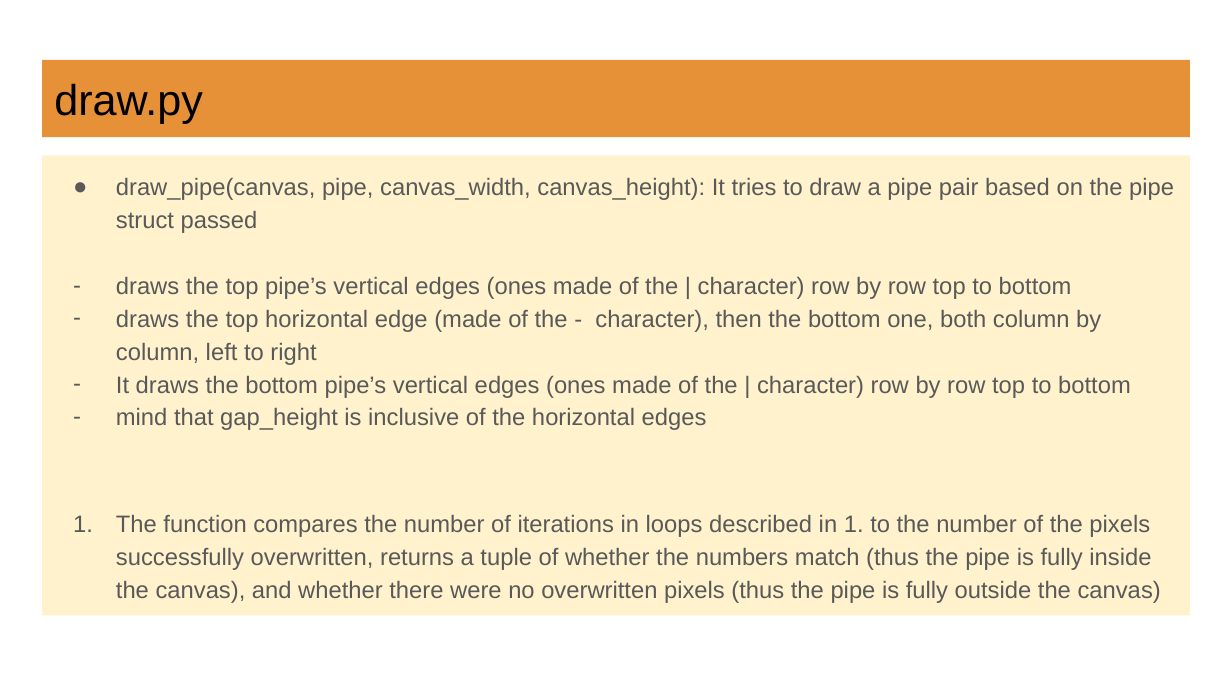
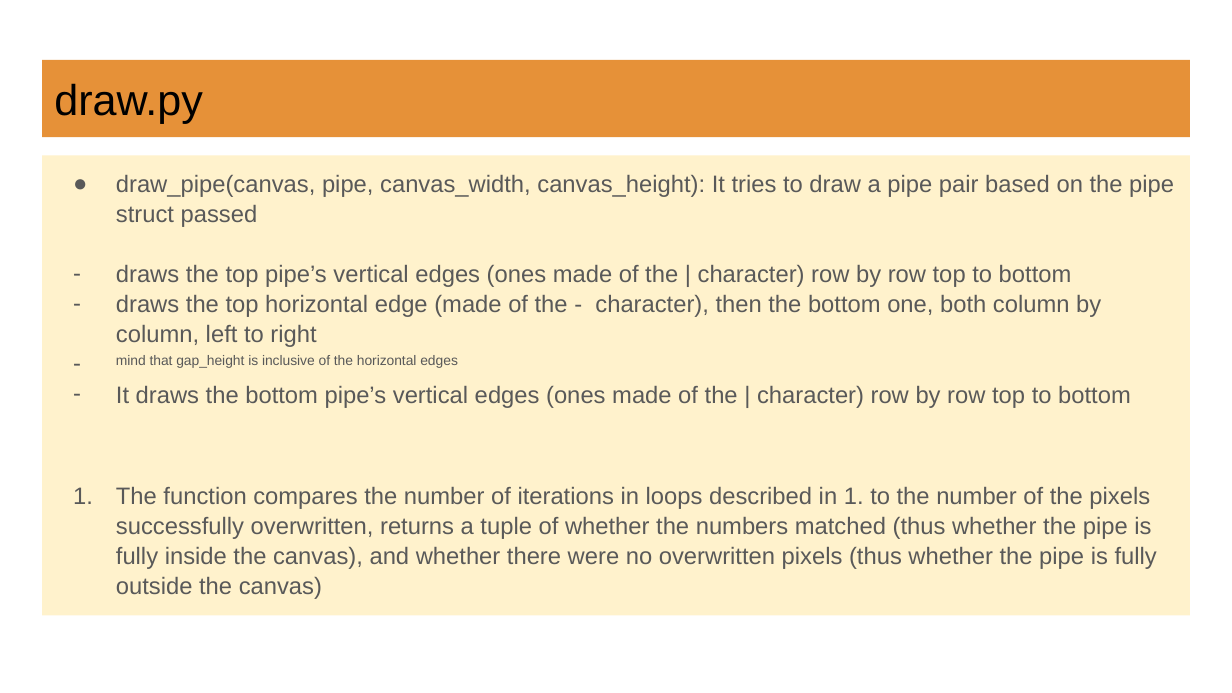
Before and after one commit to Rusomati/flappy_bird, a slide deck: slide 19 of flappy bird documentation.pptx. Drawn at 1232x693 pixels with LibreOffice and Linux fonts; fonts in the diff are those of the drawing. Boxes give left, top, right and bottom in pixels: in the first picture for what was removed or moved away, otherwise in the second. Text is boxed around its words. In the diff, an @@ line names an element or a change of style, - is before the commit and + after.

```diff
--- a/flappy bird documentation.pptx
+++ b/flappy bird documentation.pptx
@@ text at [116,175,1174,408]: line spacing 1.15 to 1.05 @@
@@ text at [116,355,458,368]: paragraph added @@
+– mind that gap_height is inclusive of the horizontal edges
@@ text at [116,487,1157,599]: text changed @@
-– mind that gap_height is inclusive of the horizontal edges
-1. The function compares the number of iterations in loops described in 1. to the number of the pixels successfully overwritten, returns a tuple of whether the numbers match (thus the pipe is fully inside the canvas), and whether there were no overwritten pixels (thus the pipe is fully outside the canvas)
+1. The function compares the number of iterations in loops described in 1. to the number of the pixels successfully overwritten, returns a tuple of whether the numbers matched (thus whether the pipe is fully inside the canvas), and whether there were no overwritten pixels (thus whether the pipe is fully outside the canvas)
```
Also in this commit, not shown: 23 other slides changed, 1 other file.
